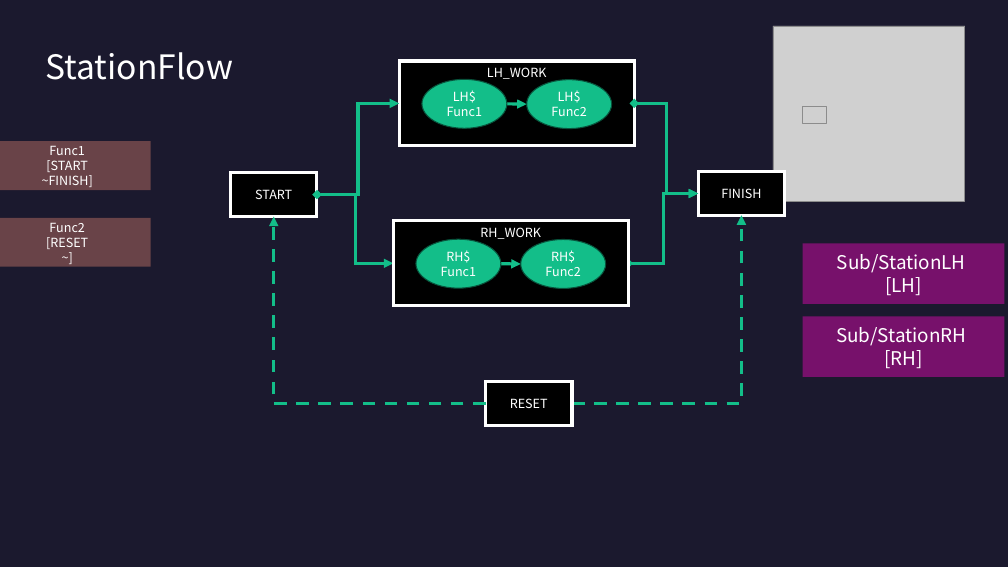
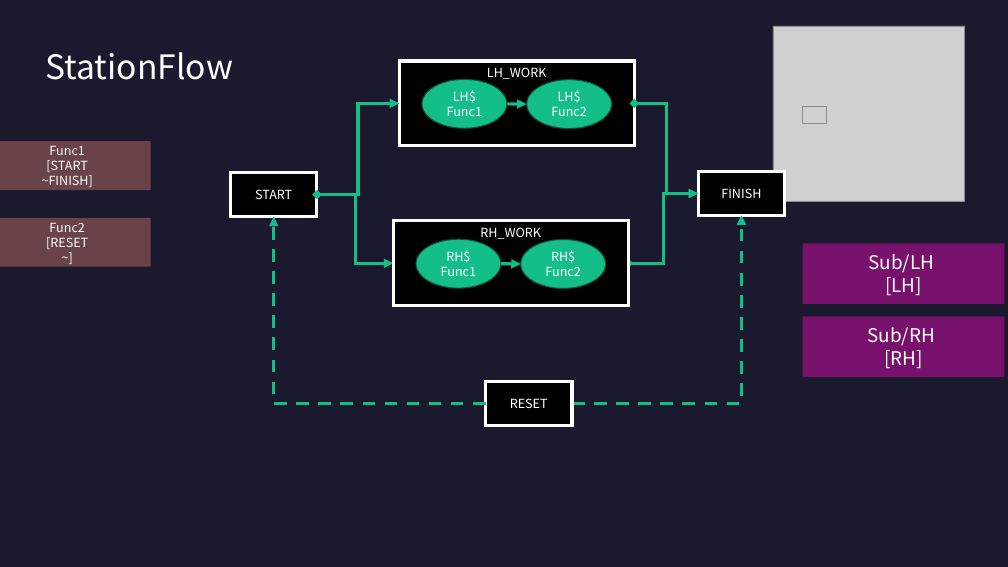
Before and after one commit to DualsoftDev/ds, a slide deck: slide 2 of DsDotNet/src/UnitTest/UnitTest.Model/ImportOfficeExample/Sample/Sub/Sub/Station.pptx. Drawn at 1008x567 pixels with LibreOffice and Linux fonts; fonts in the diff are those of the drawing; grey boxes stand for pictures. Boxes give left, top, right and bottom in pixels: in the first picture for what was removed or moved away, otherwise in the second. Text is boxed around its words. In the diff, an @@ line names an element or a change of style, - is before the commit and + after.

```diff
--- a/DsDotNet/src/UnitTest/UnitTest.Model/ImportOfficeExample/Sample/Sub/Sub/Station.pptx
+++ b/DsDotNet/src/UnitTest/UnitTest.Model/ImportOfficeExample/Sample/Sub/Sub/Station.pptx
@@ text in folded corner at <box>868,254,934,273</box>: text changed @@
-Sub/StationLH
+Sub/LH
@@ text in folded corner at <box>868,327,936,346</box>: text changed @@
-Sub/StationRH
+Sub/RH
```
Also in this commit, not shown: 1 slide added, 1 slide removed, 20 other files.
